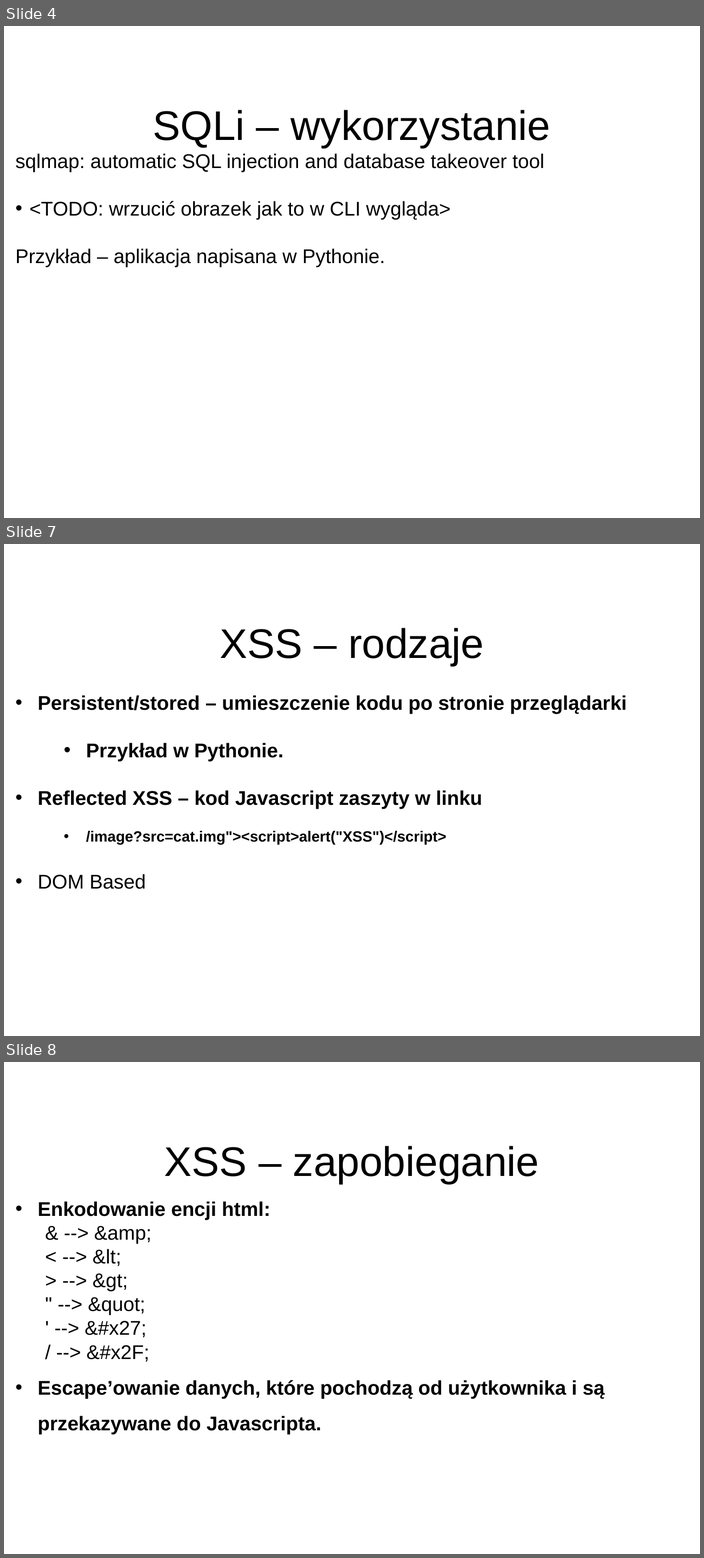
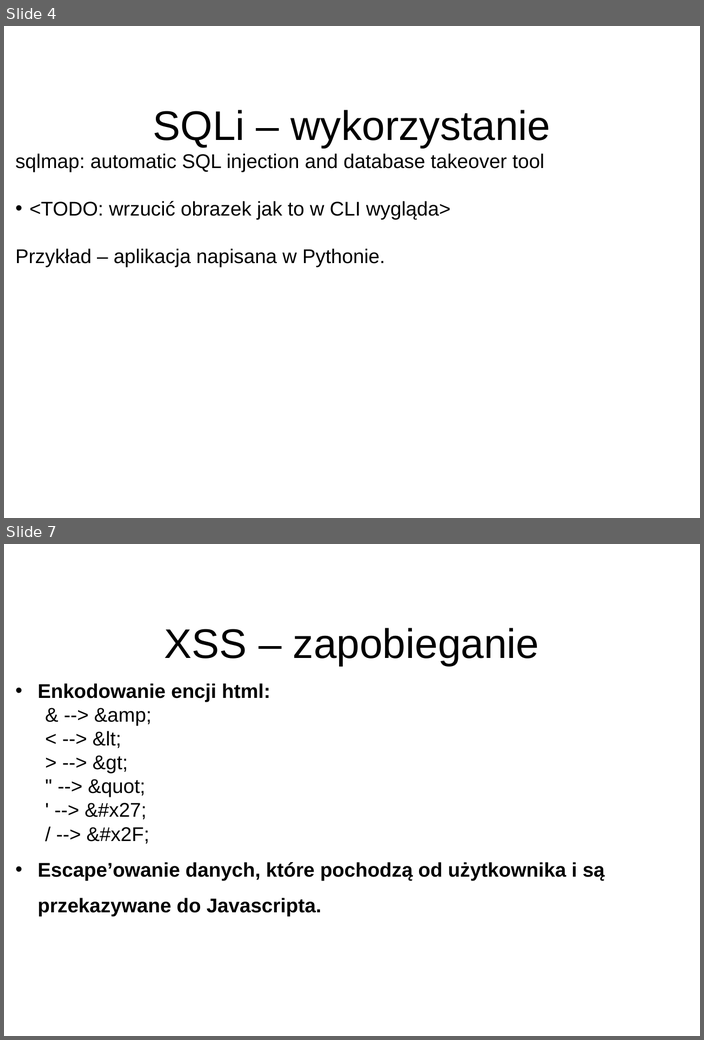
Before and after one commit to disconnect3d/websec_presentation, a slide deck: websec.ppt. Shown one above the other, each under a label of ours: slides 4, 7 and 8 before the commit, slides 4 and 7 after it; the slides between them are not shown. The pictures are 704x1558 and 704x1040 pixels, drawn with LibreOffice and Linux fonts; fonts in the diff are those of the drawing; background and template pictures are left out. Boxes give left, top, right and bottom in pixels: in the first picture for what was removed or moved away, otherwise in the second. Text is boxed around its words. In the diff, an @@ line names an element or a change of style, - is before the commit and + after.

```diff
--- a/websec.ppt
+++ b/websec.ppt
@@ slide 7 removed at (x1=4, y1=544, x2=700, y2=1036), background picture (left out) @@
@@ text removed at (x1=219, y1=628, x2=484, y2=666) @@
-XSS – rodzaje
@@ text removed at (x1=37, y1=695, x2=626, y2=889) @@
-• Persistent/stored – umieszczenie kodu po stronie przeglądarki
-  • Przykład w Pythonie.
-• Reflected XSS – kod Javascript zaszyty w linku
-  • /image?src=cat.img"><script>alert("XSS")</script>
-• DOM Based
@@ what was slide 8 is now slide 7 @@
```
Also in this commit, not shown: 6 slides changed, 1 other slide removed, 9 other files.
